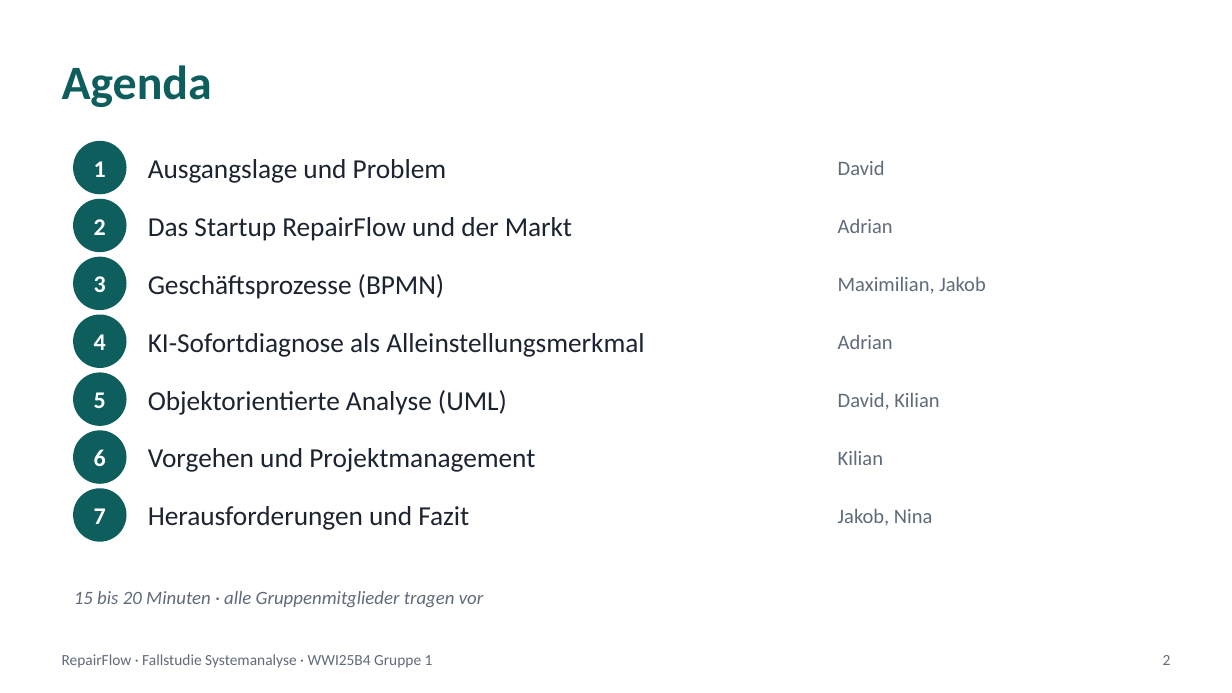
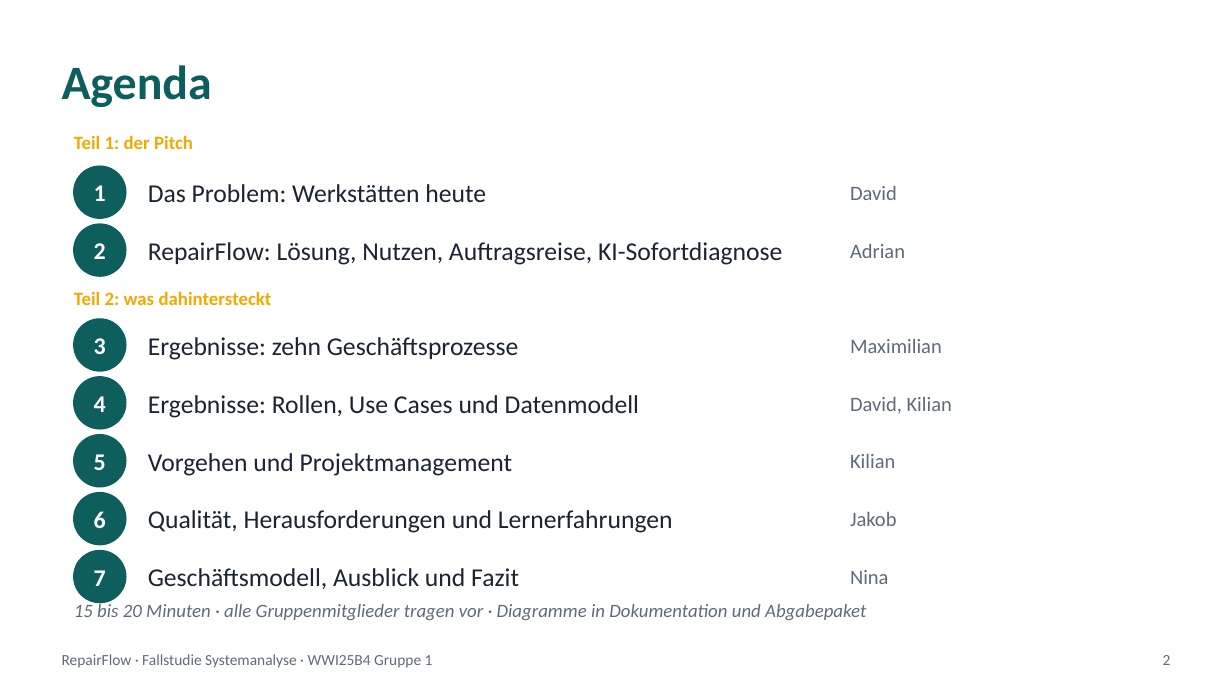
Before and after one commit to jakobschwan123-cmd/casestudy-semester-3, a slide deck: slide 2 of 4_praesentation/Abschlusspraesentation.pptx. Drawn at 1232x693 pixels with LibreOffice and Linux fonts; fonts in the diff are those of the drawing. Boxes give left, top, right and bottom in pixels: in the first picture for what was removed or moved away, otherwise in the second. Text is boxed around its words. In the diff, an @@ line names an element or a change of style, - is before the commit and + after.

```diff
--- a/4_praesentation/Abschlusspraesentation.pptx
+++ b/4_praesentation/Abschlusspraesentation.pptx
@@ text added at (x1=74, y1=135, x2=193, y2=149), 11 pt, text #F2A900, bold @@
+Teil 1: der Pitch
@@ text "David" moved from (x1=838, y1=160, x2=885, y2=175) to (x1=850, y1=185, x2=897, y2=200) @@
@@ text at (x1=148, y1=184, x2=486, y2=202): text changed; size 16 to 15 pt @@
-Ausgangslage und Problem
+Das Problem: Werkstätten heute
@@ 2 texts, 2 ellipses moved together from (x1=74, y1=142, x2=126, y2=251) to (x1=74, y1=166, x2=126, y2=276) @@
@@ text removed at (x1=148, y1=217, x2=572, y2=241) @@
-Das Startup RepairFlow und der Markt
@@ text "Adrian" moved from (x1=838, y1=219, x2=893, y2=233) to (x1=850, y1=243, x2=905, y2=258) @@
@@ text at (x1=148, y1=242, x2=782, y2=265): text changed; size 16 to 15 pt @@
-KI-Sofortdiagnose als Alleinstellungsmerkmal
+RepairFlow: Lösung, Nutzen, Auftragsreise, KI-Sofortdiagnose
@@ text added at (x1=74, y1=291, x2=272, y2=305), 11 pt, text #F2A900, bold @@
+Teil 2: was dahintersteckt
@@ text at (x1=148, y1=337, x2=519, y2=360): text changed; size 16 to 15 pt @@
-Geschäftsprozesse (BPMN)
+Ergebnisse: zehn Geschäftsprozesse
@@ text removed at (x1=838, y1=335, x2=893, y2=349) @@
-Adrian
@@ text at (x1=850, y1=339, x2=942, y2=353): text changed @@
-Maximilian, Jakob
+Maximilian
@@ text "David, Kilian" moved from (x1=838, y1=392, x2=939, y2=410) to (x1=850, y1=396, x2=952, y2=414) @@
@@ text removed at (x1=148, y1=390, x2=507, y2=415) @@
-Objektorientierte Analyse (UML)
@@ text added at (x1=148, y1=395, x2=639, y2=418), 15 pt, text #1B2430 @@
+Ergebnisse: Rollen, Use Cases und Datenmodell
@@ text "Vorgehen und Projektmanagement" at (x1=148, y1=453, x2=512, y2=476): size 16 to 15 pt @@
@@ text "Kilian" moved from (x1=838, y1=450, x2=883, y2=465) to (x1=850, y1=453, x2=895, y2=468) @@
@@ 4 ellipses moved together from (x1=74, y1=315, x2=126, y2=541) to (x1=74, y1=319, x2=126, y2=545) @@
@@ text at (x1=148, y1=510, x2=673, y2=533): text changed; size 16 to 15 pt @@
-Herausforderungen und Fazit
+Qualität, Herausforderungen und Lernerfahrungen
@@ text at (x1=850, y1=511, x2=897, y2=526): text changed @@
-Jakob, Nina
+Jakob
@@ 5 texts moved together from (x1=94, y1=276, x2=106, y2=524) to (x1=94, y1=338, x2=106, y2=586) @@
@@ ellipse moved from (x1=74, y1=257, x2=126, y2=309) to (x1=74, y1=551, x2=126, y2=602) @@
@@ text added at (x1=148, y1=568, x2=519, y2=589), 15 pt, text #1B2430 @@
+Geschäftsmodell, Ausblick und Fazit
@@ text added at (x1=850, y1=570, x2=889, y2=584), 12 pt, text #5F6B7A @@
+Nina
@@ text at (x1=74, y1=601, x2=866, y2=620): text changed @@
-15 bis 20 Minuten · alle Gruppenmitglieder tragen vor
+15 bis 20 Minuten · alle Gruppenmitglieder tragen vor · Diagramme in Dokumentation und Abgabepaket
```
Also in this commit, not shown: 8 other slides changed, 8 slides added, 10 slides removed, 13 other files.
